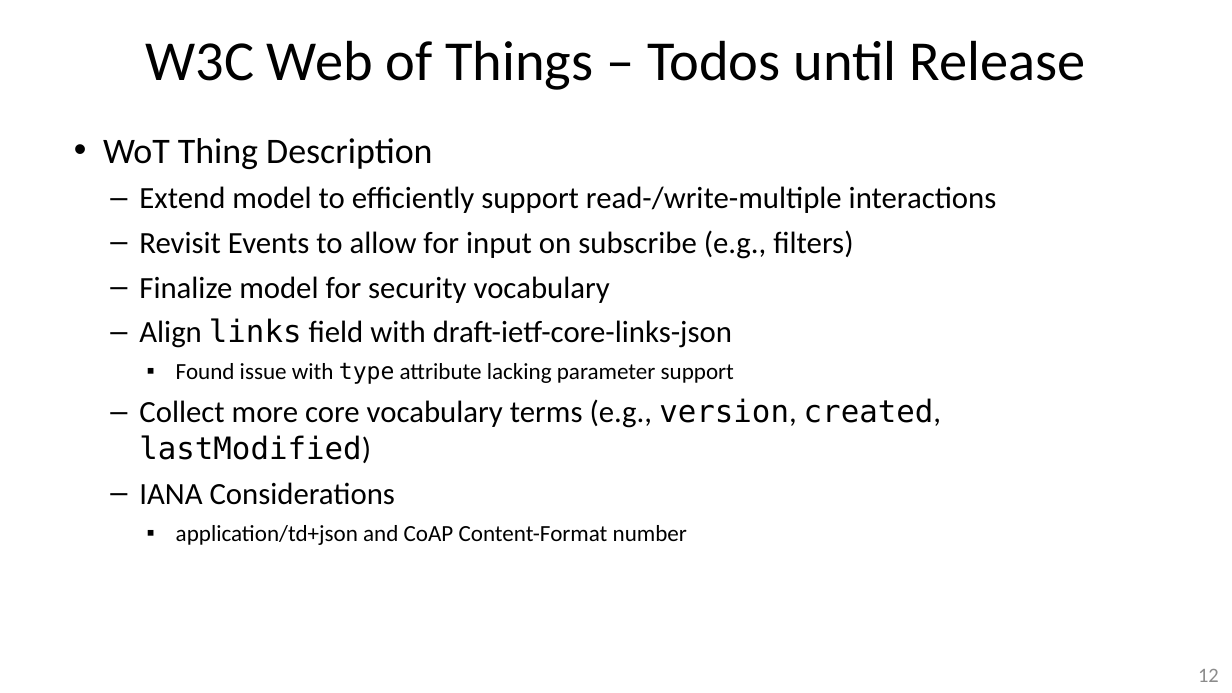
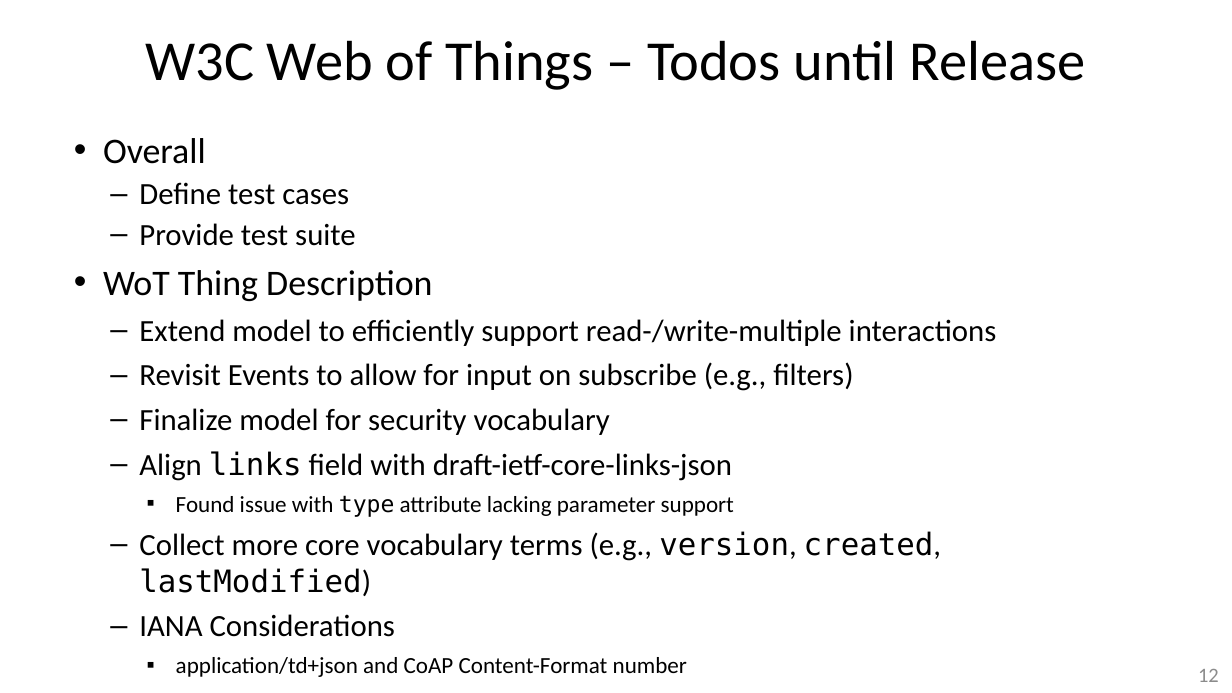
Before and after one commit to t2trg/2018-ietf102, a slide deck: slide 12 of slides/13_T2TRG_IETF102_W3C-WoT-Update.pptx. Drawn at 1232x693 pixels with LibreOffice and Linux fonts; fonts in the diff are those of the drawing. Boxes give left, top, right and bottom in pixels: in the first picture for what was removed or moved away, otherwise in the second. Text is boxed around its words. In the diff, an @@ line names an element or a change of style, - is before the commit and + after.

Commit message:
WoT slides update

```diff
--- a/slides/13_T2TRG_IETF102_W3C-WoT-Update.pptx
+++ b/slides/13_T2TRG_IETF102_W3C-WoT-Update.pptx
@@ text at (103,138,356,246): paragraphs added @@
+• Overall
+  – Define test cases
+  – Provide test suite
```
Also in this commit, not shown: 1 other slide changed.
